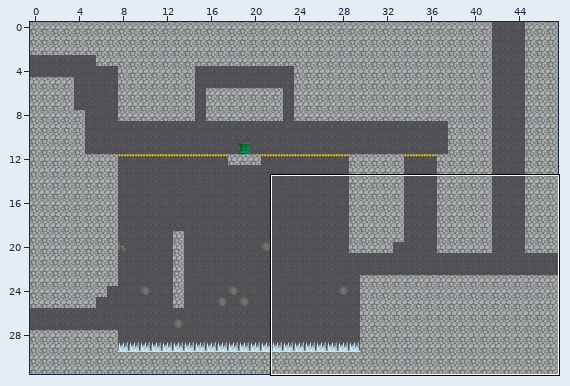
A Tiled map gets an edit: TiledMaps/room5-1.tmx. The picture above shows the old version from afar; the outline marks the close-up.
Close-up. Before the edit:
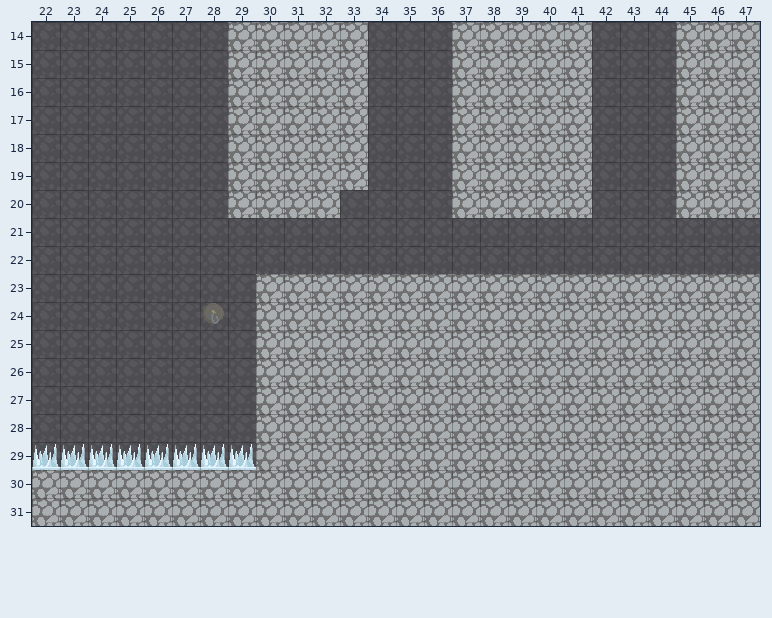
Cells are 32x32 px. Shown: x 22..47, y 14..31. The commit also changed other parts of the map, which this record leaves out.
The same view after the edit:
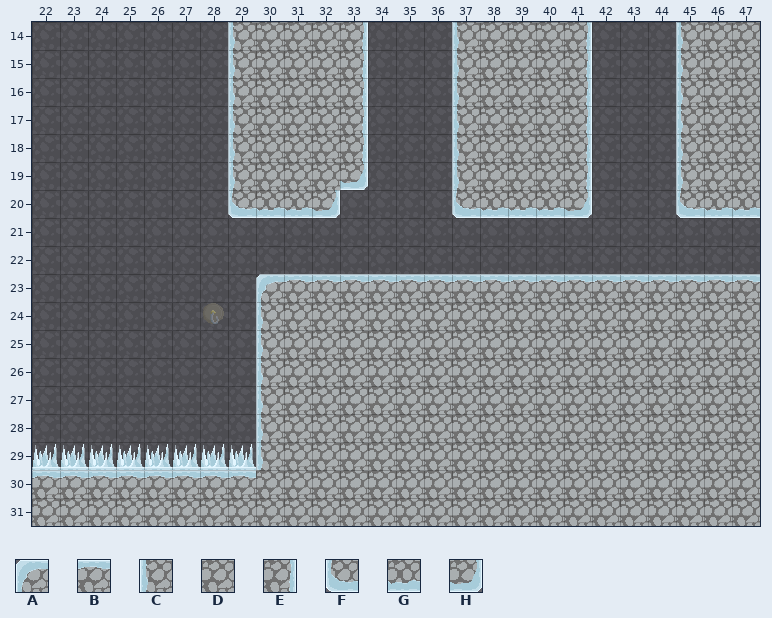
Key: from "tilemap": A 3, B 4, C 9, D 10, E 11, F 15, G 16, H 17.
_ is an empty cell.
Diff:
Layer "foreground":
y 14..18: x 29 D -> C; x 33 D -> E; x 37 D -> C; x 41 D -> E; x 45 D -> C
y 19: x 29 D -> C; x 33 D -> H; x 37 D -> C; x 41 D -> E; x 45 D -> C
y 20: x 29..32 DDDD -> FGGH; x 37..41 DDDDD -> FGGGH; x 45..47 DDD -> FGG
y 23: x 30..47 DDDDDDDDDDDDDDDDDD -> ABBBBBBBBBBBBBBBBB
y 24..29: x 30 D -> C
y 30: x 22..29 DDDDDDDD -> BBBBBBBB
Where, in picture pixels (left, top, right, bottom), the same in both close-ups:
changed: (228, 22, 368, 218)
changed: (452, 22, 592, 218)
changed: (676, 22, 760, 218)
changed: (32, 274, 760, 478)
